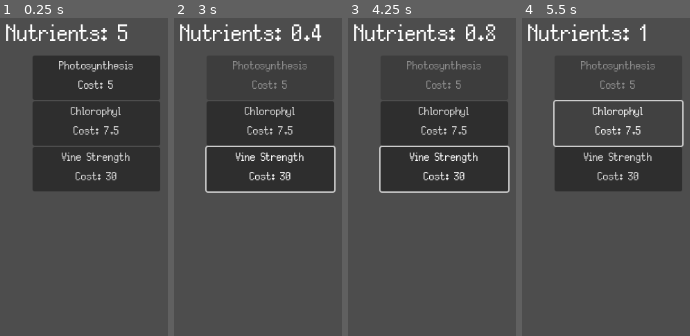
Above: before the commit, frames 1-4 (left to right).
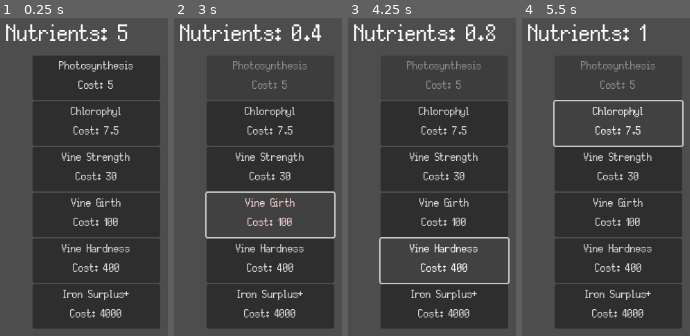
Above: after the commit, the same moments.

Repository: phoenix-of-dawn/dingo-gamejam-2025
Game: Godot game, scene res://Scenes/main.tscn
Two runs of this game, one before a commit and one after it. Both use one fixed random seed, a clock stepped at 60 frames per second and the inputs below. This scene is started directly instead of the project's main scene.
Inputs (mouse positions are in pixels of both pictures, inside the frame that each line leads up to):
- Up to frame 1 (0.25 s): no input
- Up to frame 2 (3 s): click "Photosynthesis Cost: 5" at 0.5 s; click "Chlorophyl Cost: 7.5" at 1.25 s; click "Vine Strength Cost: 30" at 2 s; click (269, 215) at 2.75 s, where only the run after the commit has a clickable "Vine Girth Cost: 100"
- Up to frame 3 (4.25 s): click (443, 259) at 3.5 s, where only the run after the commit has a clickable "Vine Hardness Cost: 400"
- Up to frame 4 (5.5 s): click (617, 307) at 4.25 s, where only the run after the commit has a clickable "Iron Surplus+ Cost: 4000"; click "Chlorophyl Cost: 7.5" at 5 s

The runs differ from the first frame. In frame 1, 30% of the frame differs, in the area x 19-96%, y 55-98%; in frame 2, 22%; in frame 3, 23%; in frame 4, 30%.

Commit message:
added more Upgrades

Diff:
--- a/dingo-gamejam/Scripts/nutrients.gd
+++ b/dingo-gamejam/Scripts/nutrients.gd
@@ -8,8 +8,11 @@
 
 var upgrades: Dictionary = {
 	"Photosynthesis": [5.0, false, 0.2, 0],
-	"Chlorophyl": [7.5, true, 0.5, 3],
-	"Vine Strength": [30.0, true, 2, 5]
+	"Chlorophyl": [7.5, true, 0.5, 2],
+	"Vine Strength": [30.0, true, 2.0 , 3],
+	"Vine Girth": [100.0, true, 4.0 , 4],
+	"Vine Hardness": [400.0, true, 20.0 , 5],
+	"Iron Surplus+": [4000.0, false, 150.0, 0]
 }
 
 func _ready() -> void:
Not shown: 1 places in dingo-gamejam/Main_Menu.tscn that only renumber resources
